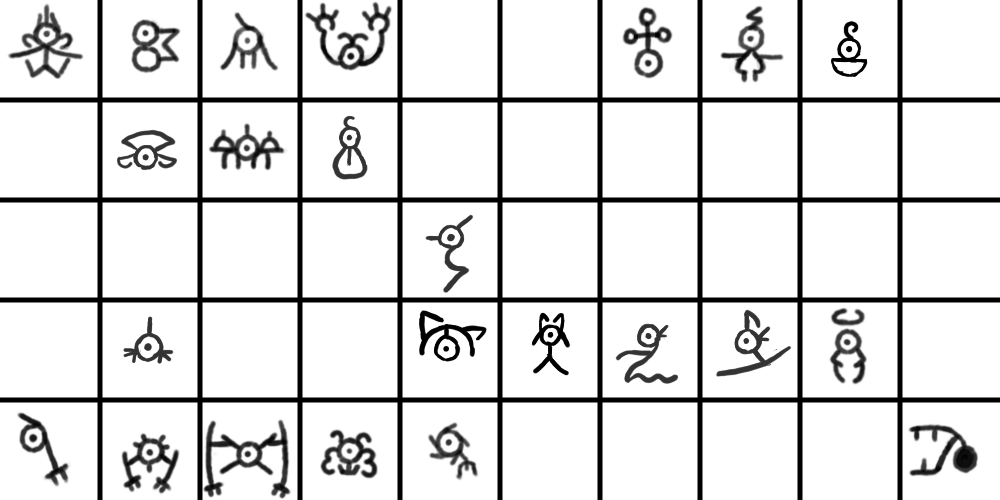
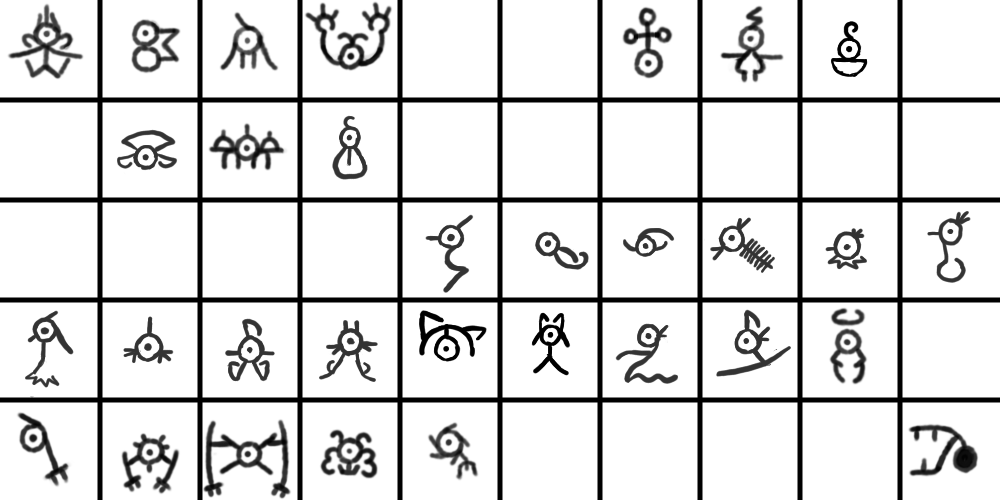
Two versions of the same layered image (1000 × 500). Layer-by-layer changes:
painted on "Paint Layer 1" over (x1=25, y1=211, x2=971, y2=398)
